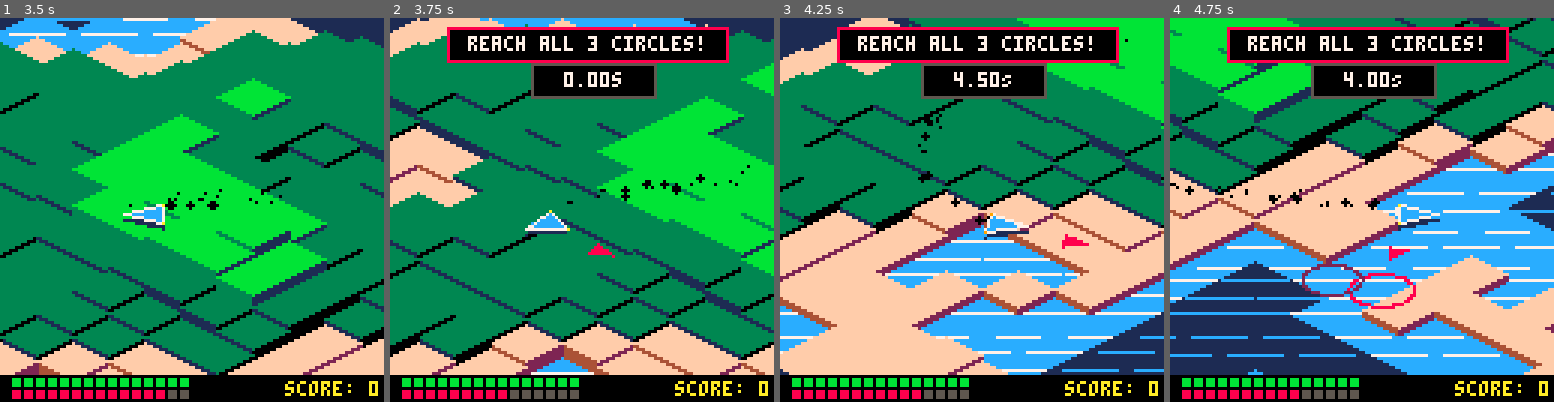
Above: before the commit, frames 1-4 (left to right).
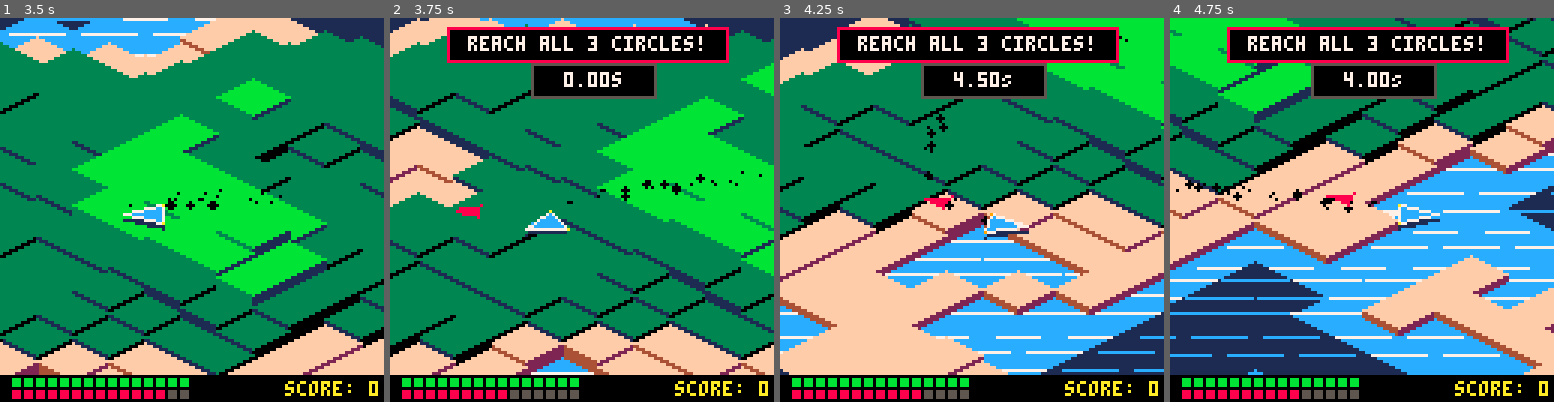
Above: after the commit, the same moments.

Repository: EBonura/horizon-glide
Game: PICO-8 cartridge v0.10.p8
Two runs of this game, one before a commit and one after it. Both use one fixed random seed, a clock stepped at 60 frames per second and the inputs below.
Inputs:
- Up to frame 1 (3.5 s): tap X (X key) at 0.33, 1.07, 1.85, 2.97 s; tap O (Z key) at 0.7, 1.7, 2.1, 2.5, 2.9, 3.3 s; hold Right 1.6-2.1 s; hold Up 2.15-2.42 s; hold Right 2.47-3.03 s; hold Left from 3.08 s (still down)
- Up to frame 2 (3.75 s): release Left at 3.58 s; hold Down from 3.63 s (still down); tap O (Z key) at 3.7 s
- Up to frame 3 (4.25 s): release Down at 3.97 s; hold Right from 4.02 s (still down); tap X (X key) at 4.08 s; tap O (Z key) at 4.1 s
- Up to frame 4 (4.75 s): tap O (Z key) at 4.5 s; release Right at 4.68 s; hold Up from 4.73 s (still down)

Frame 1 is identical in both runs. In frame 2, 0.3% of the frame differs, in the area x 17-97%, y 38-63%; in frame 3, 0.6%; in frame 4, 1.3%, in the area x 0-65%, y 42-76%.

Commit message:
progress

Diff:
--- a/v0.10.p8
+++ b/v0.10.p8
@@ -441,30 +441,28 @@
     -- handle value changes
     if option.is_action then
         if btnp(❎) or btnp(🅾️) then
-            if option.name == "random" then
-                -- Randomize ALL options
-                -- Scale (option 1)
-                menu_options[1].current = flr(rnd(#menu_options[1].values)) + 1
-
-                -- Water (option 2)
-                menu_options[2].current = flr(rnd(#menu_options[2].values)) + 1
-
-                -- Seed (option 3)
-                current_seed = flr(rnd(9999))
-
-                -- Update all panel texts
-                for p in all(customization_panels) do
-                if p.option_index==1 then
-                    p.text="⬅️ scale: "..menu_options[1].values[menu_options[1].current].." ➡️"
-                elseif p.option_index==2 then
-                    p.text="⬅️ water: "..menu_options[2].values[menu_options[2].current].." ➡️"
-                elseif p.option_index==3 then
-                    p.text="⬅️ seed: "..current_seed.." ➡️"
-                end
-                end
-
-                regenerate_world_live()
+            -- Randomize ALL options
+            -- Scale (option 1)
+            menu_options[1].current = flr(rnd(#menu_options[1].values)) + 1
+
+            -- Water (option 2)
+            menu_options[2].current = flr(rnd(#menu_options[2].values)) + 1
+
+            -- Seed (option 3)
+            current_seed = flr(rnd(9999))
+
+            -- Update all panel texts
+            for p in all(customization_panels) do
+            if p.option_index==1 then
+                p.text="⬅️ scale: "..menu_options[1].values[menu_options[1].current].." ➡️"
+            elseif p.option_index==2 then
+                p.text="⬅️ water: "..menu_options[2].values[menu_options[2].current].." ➡️"
+            elseif p.option_index==3 then
+                p.text="⬅️ seed: "..current_seed.." ➡️"
             end
+            end
+
+            regenerate_world_live()
         end
     elseif option.is_seed then
         if btnp(⬅️) then
@@ -555,7 +553,7 @@
     local y_start = 32
     local y_spacing = 12
     local panel_index = 0
-    local delay_step = 4  -- frames between each panel animation start
+    local delay_step = 2  -- frames between each panel animation start
 
     for i, option in ipairs(menu_options) do
         if not option.is_action then
@@ -581,10 +579,12 @@
     add(customization_panels, rp)
 
     -- start button - slides up last with extra delay
-    local sb = panel.new(38, 128, nil, 12, "start game", 11)
+    local sb = panel.new(50, 128, nil, 12, "play", 11)
+    -- play_panel = panel.new(-50, 90, nil, nil, "play", 11)
+
     sb.is_start = true
     sb.anim_delay = (panel_index + 1) * delay_step + 4  -- extra delay for emphasis
-    sb:set_position(38, 105, false)
+    sb:set_position(50, 105, false)
     add(customization_panels, sb)
 
     customization_panels[1].selected = true
@@ -596,19 +596,22 @@
 function init_game()
     game_state = "game"
 
-    -- Reset scores/ui
+    -- 𝘳eset scores/ui
     player_score, display_score = 0, 0
     floating_texts = {}
     -- reset particle system
     particle_sys:reset()
 
-    -- Nneed to reset Ship state for game mode
+    -- 𝘯need to reset 𝘴hip state for game mode
     game_manager = game_manager.new()
 
-    -- Update tiles for full view range
+    -- prevent immediate shooting
+    player_ship.last_shot_time = time()
+
+    -- 𝘶pdate tiles for full view range
     tile_manager:update_player_position(player_ship.x, player_ship.y)
 
-    -- Ensure altitude is correct
+    -- 𝘦nsure altitude is correct
     player_ship.current_altitude = player_ship:get_terrain_height_at(player_ship.x, player_ship.y) + player_ship.hover_height
     last_cache_cleanup = time()
 end
@@ -972,8 +975,8 @@
         idle_start_time = time(),
         idle_duration = 3,
         event_types = {"circles", "combat"},
-        -- event_types = {"combat"},
         active_panels = {},
+        next_event_index = 1,  -- add this
 
         -- difficulty progression (flat vars)
         difficulty_circle_round   = 0,
@@ -983,6 +986,9 @@
         difficulty_recharge_start = 2,
         difficulty_recharge_step  = 0.2,
         difficulty_recharge_min   = 0.5,
+
+        -- combat difficulty
+        difficulty_combat_round = 0,
     }, game_manager)
 end
 
@@ -1016,7 +1022,8 @@
 end
 
 function game_manager:start_random_event()
-    local event_type = self.event_types[flr(rnd(#self.event_types)) + 1]
+    local event_type = self.event_types[self.next_event_index]
+    self.next_event_index = self.next_event_index % #self.event_types + 1
 
     if event_type == "circles" then
         local num_rings = self.difficulty_rings_base
@@ -1042,18 +1049,22 @@
     self.state = "idle"
     self.idle_start_time = time()
 
-    local message = success and "EVENT COMPLETE!" or "EVENT FAILED!"
+    local message = success and "𝘦𝘷𝘦𝘯𝘵 𝘤𝘰𝘮𝘱𝘭𝘦𝘵𝘦!" or "𝘦𝘷𝘦𝘯𝘵 𝘧𝘢𝘪𝘭𝘦𝘥!"
     local col = success and 11 or 8
 
-    local cp = panel.new(40, 90, nil, nil, message, col, 90)
-    cp:set_position(64 - 40, 105, false)
+    local cp = panel.new(30, 90, nil, nil, message, col, 90)
+    cp:set_position(30, 105, false)
     cp.selected = success
 
     self:add_panel(cp)
 
     -- increase difficulty only if success
     if success then
-        self.difficulty_circle_round += 1
+        if self.current_event and self.current_event.is_combat then
+            self.difficulty_combat_round += 1
+        else
+            self.difficulty_circle_round += 1
+        end
     end
 
     self.current_event = nil
@@ -1694,15 +1705,19 @@
         success = false,
         instruction_panel = nil,
         start_count = 0,
-        switched = false
+        switched = false,
+        is_combat = true  -- marker for difficulty tracking
     }, combat_event)
 
     -- intro banner
     self.instruction_panel = panel.new(64 - 50, 4, nil, nil, "enemy wave incoming!", 8)
     game_manager:add_panel(self.instruction_panel)
 
+    -- progressive difficulty: 2 + round number, max 6
+    local num_enemies = min(2 + game_manager.difficulty_combat_round, 6)
+
     enemies = {}
-    for i=1,3 do
+    for i=1,num_enemies do
         local a, d = rnd(1), 10 + rnd(5)
         local ex = player_ship.x + cos(a) * d
         local ey = player_ship.y + sin(a) * d
